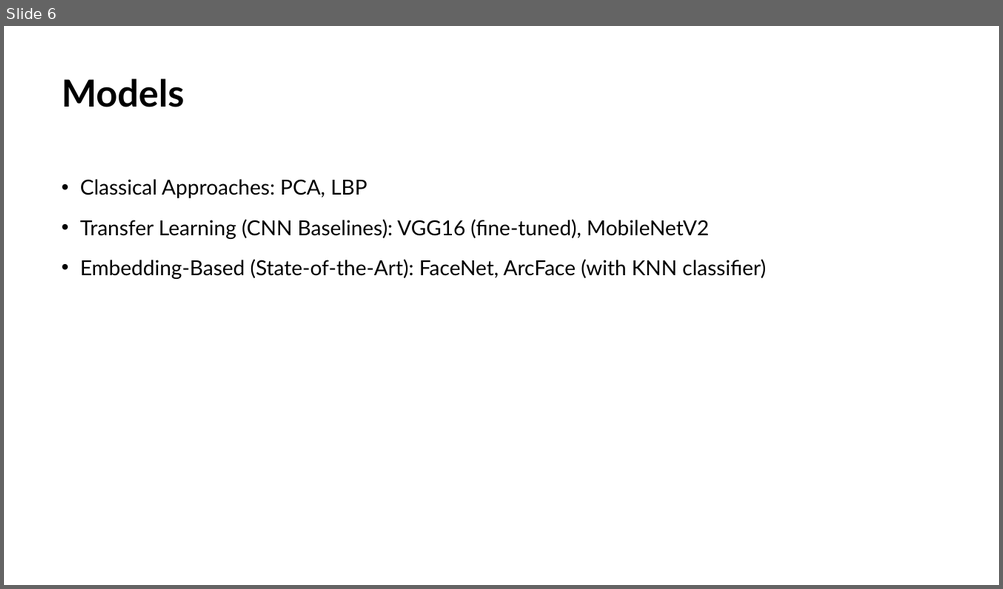
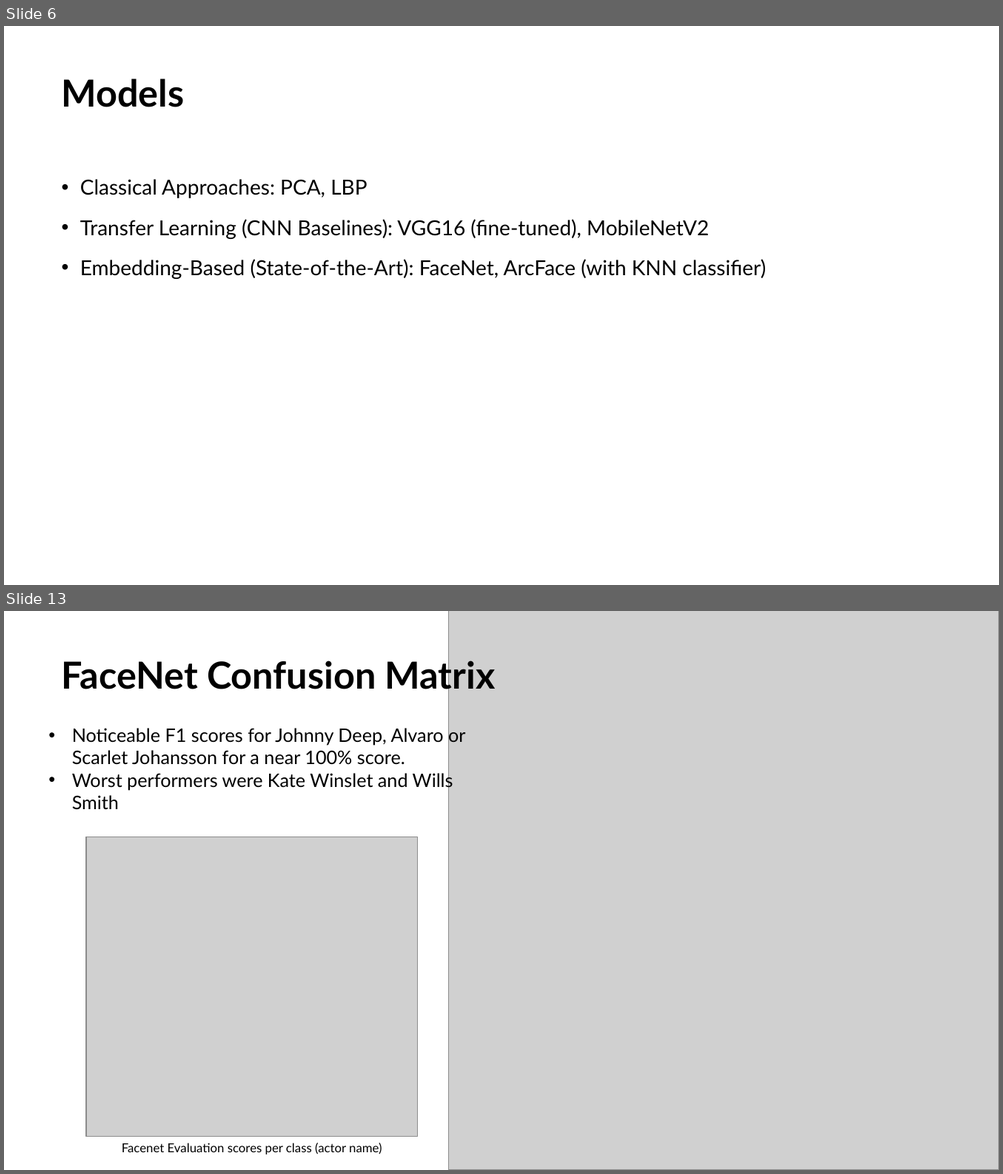
Before and after one commit to JackGraymer/Face-Recognition, a slide deck: Face Reconition Presentation_v2.pptx. Shown one above the other, each under a label of ours: slide 6 before the commit, slides 6 and 13 after it; the slides between them are not shown. The pictures are 1003x589 and 1003x1174 pixels, drawn with LibreOffice and Linux fonts; fonts in the diff are those of the drawing; grey boxes stand for pictures. Boxes give left, top, right and bottom in pixels: in the first picture for what was removed or moved away, otherwise in the second. Text is boxed around its words. In the diff, an @@ line names an element or a change of style, - is before the commit and + after.

```diff
--- a/Face Reconition Presentation_v2.pptx
+++ b/Face Reconition Presentation_v2.pptx
@@ slide 13 added at box(4, 611, 999, 1170), background #FFFFFF @@
@@ picture added at box(448, 611, 999, 1170) @@
@@ title added at box(62, 657, 495, 695), 36 pt, text #000000, bold @@
+FaceNet Confusion Matrix
@@ text added at box(72, 726, 465, 810), 18 pt, text #000000 @@
+• Noticeable F1 scores for Johnny Deep, Alvaro or Scarlet Johansson for a near 100% score.
+• Worst performers were Kate Winslet and Wills Smith
@@ picture added at box(86, 837, 418, 1137) @@
@@ text added at box(122, 1143, 381, 1155), 12 pt, text #000000 @@
+Facenet Evaluation scores per class (actor name)
```
Also in this commit, not shown: 7 slides changed, 10 other slides added, 1 slide removed.
